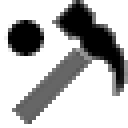
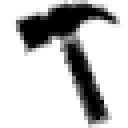
Layer changes from the first w=128, h=128 image to the second:
hid "Target Circle" over [left=4, top=20, right=44, bottom=56]
hid "Target Cross" over [left=8, top=20, right=44, bottom=56]
hid "Up", painted on it over [left=12, top=0, right=128, bottom=124]
showed "Down", painted on it over [left=12, top=0, right=124, bottom=128]
